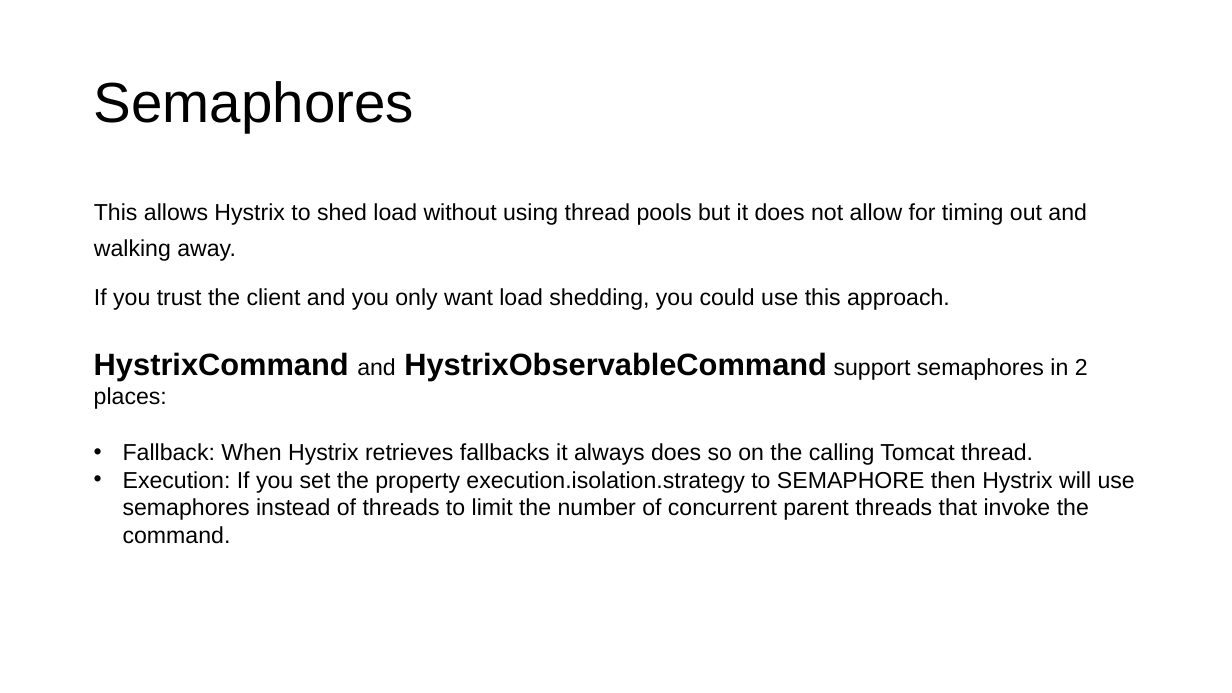
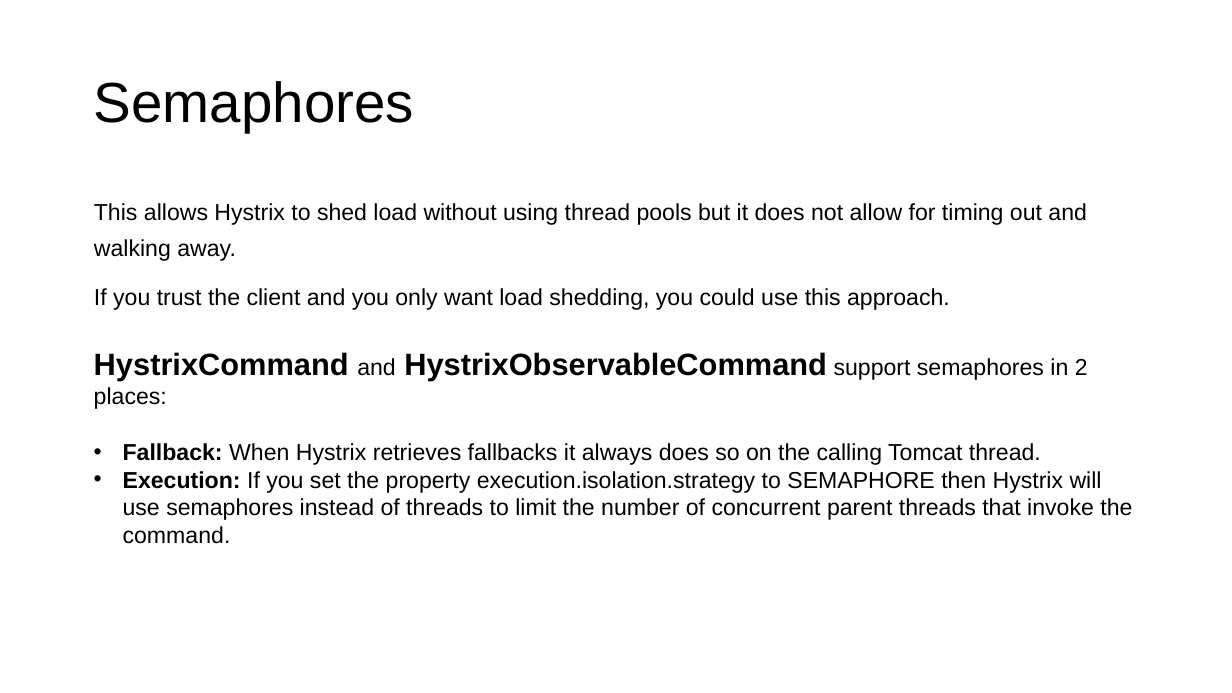
Before and after one commit to zy475459736/progress, a slide deck: slide 24 of springboot/hystrix/hystrix.pptx (slide 13 before the commit). Drawn at 1232x693 pixels with LibreOffice and Linux fonts; fonts in the diff are those of the drawing. Boxes give left, top, right and bottom in pixels: in the first picture for what was removed or moved away, otherwise in the second. Text is boxed around its words. In the diff, an @@ line names an element or a change of style, - is before the commit and + after.

```diff
--- a/springboot/hystrix/hystrix.pptx
+++ b/springboot/hystrix/hystrix.pptx
@@ text at bbox=[123, 443, 1132, 544]: bold on in "Fallback:", "Execution:" @@
```
Also in this commit, not shown: 10 other slides changed, 15 slides added, 1 slide removed.
